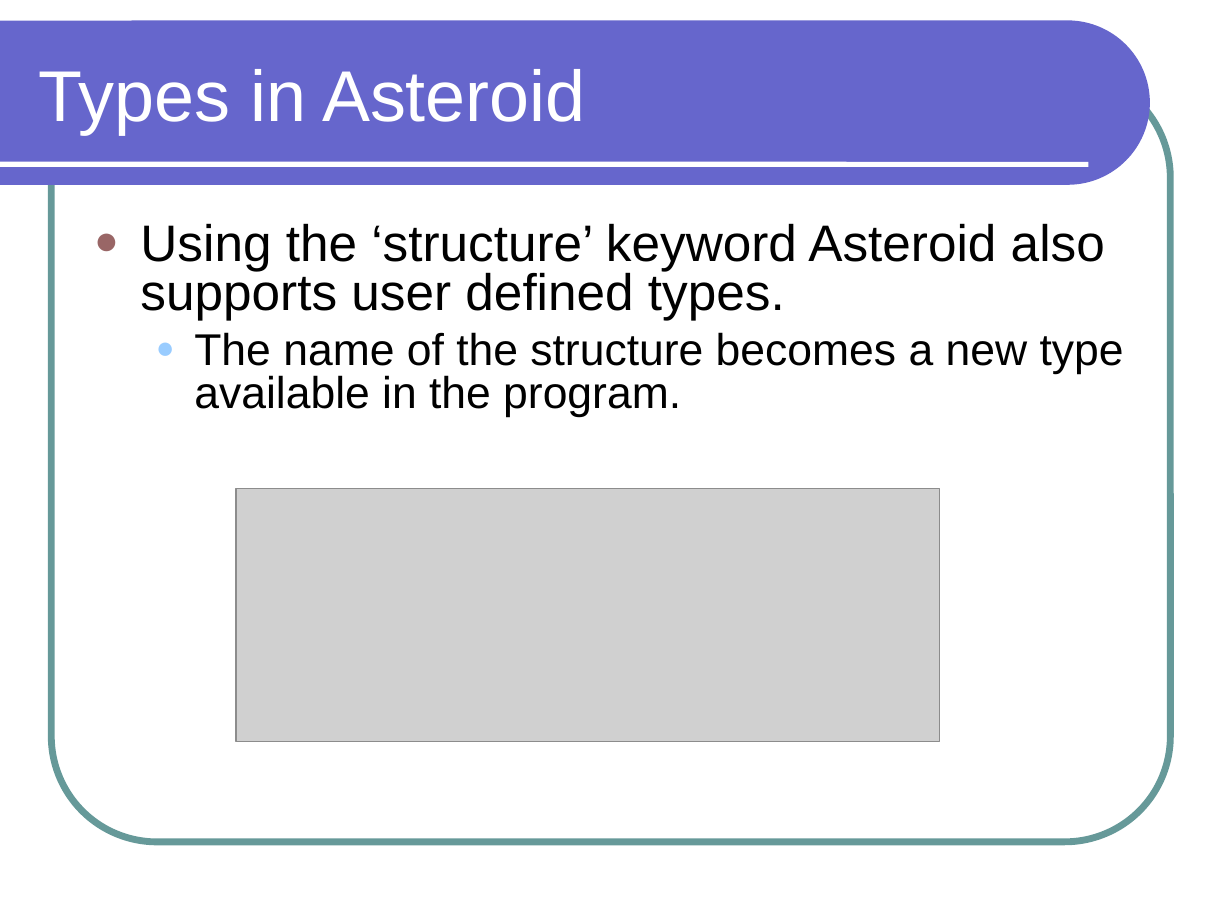
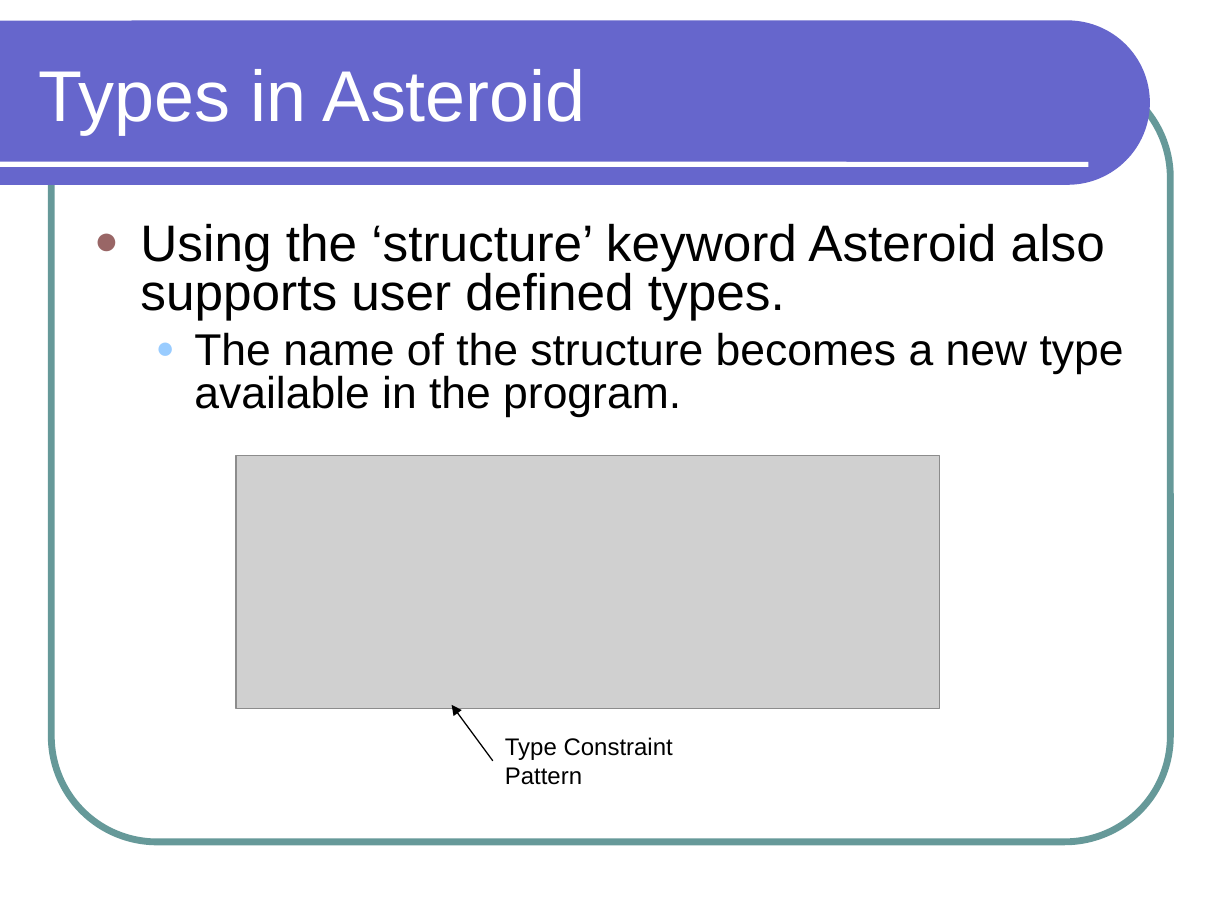
Before and after one commit to lutzhamel/CSC301, a slide deck: slide 13 of notes/csc301-ln002.ppt (slide 12 before the commit). Drawn at 1232x924 pixels with LibreOffice and Linux fonts; fonts in the diff are those of the drawing; grey boxes stand for pictures. Boxes give left, top, right and bottom in pixels: in the first picture for what was removed or moved away, otherwise in the second. Text is boxed around its words. In the diff, an @@ line names an element or a change of style, - is before the commit and + after.

```diff
--- a/notes/csc301-ln002.ppt
+++ b/notes/csc301-ln002.ppt
@@ picture: place and size @@
-picture at box(237, 488, 940, 742)
+picture at box(237, 455, 940, 708)
@@ arrow added from (493, 761) to (452, 705), #000000 0.74 pt @@
@@ text added at box(505, 737, 673, 785), 14 pt, text #000000 @@
+Type Constraint
+Pattern
```
Also in this commit, not shown: 8 other slides changed, 1 slide added, 5 other files.
